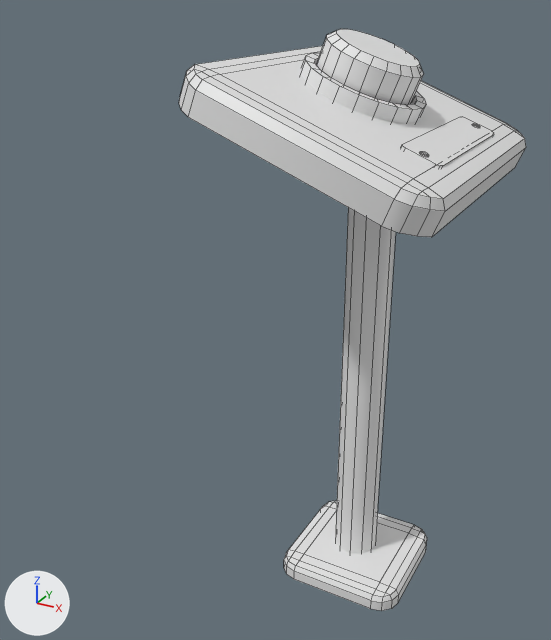
The FBX model Assets/Models/UplinkStand.fbx as it was, and as the next commit left it.
Camera for both pictures: a 50 mm lens placed at (0.347, -0.874, 0.799), pointed at (-0.143, 0.016, 0.354). The axes (+X, +Y, +Z) are drawn at lower left. The lights are the same throughout. Mesh edges are drawn as thin lines. Where no turn or scale is listed for an object, it has been applied to the vertices.

Names of what the first picture shows: 'Uplink_Base', 'Uplink_Button'.
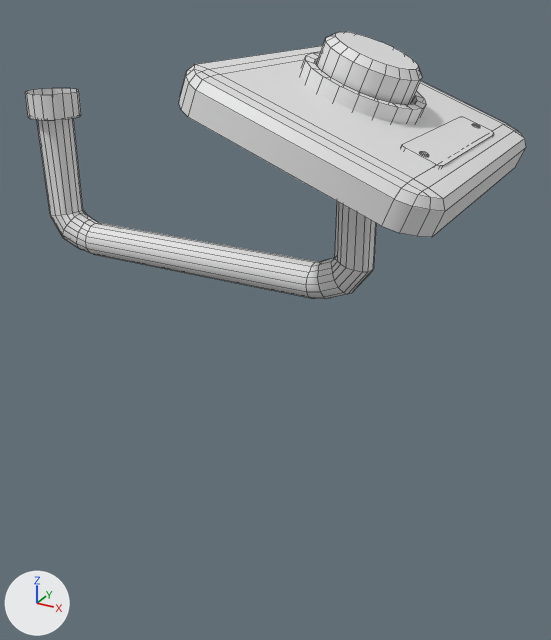
Where the newer file only moved an object's origin or applied its transform, the numbers keep the older frame.

Location of each change, (x1, y1, x2, y2) in pixels of the pictures (551 x 640 px):
'Uplink_Base', reshaped (44% wider, 55% shorter)
    before: (179, 46, 526, 611)
    after: (25, 46, 526, 299)
part 1 of me_cylinder_011, added
    after: (25, 88, 377, 299)
part 2 of me_cylinder_011, deleted
    before: (284, 501, 427, 611)
part 3 of me_cylinder_011, deleted
    before: (335, 208, 396, 554)

Diff of the bpy script that builds the scene:
```diff
--- a/Assets/Models/UplinkStand.fbx.py
+++ b/Assets/Models/UplinkStand.fbx.py
@@ me_cylinder_011 @@
 # used by ob_uplink_base; location = (0.0, 0.0, 0.0)
-me_cylinder_011.from_pydata(...)  # 350 vertices, 268 faces; spans x -0.153..0.147, y -0.215..0.209, z 0.002..0.725
+me_cylinder_011.from_pydata(...)  # 488 vertices, 408 faces; spans x -0.545..0.147, y -0.215..0.209, z 0.412..0.725
+# me_cylinder_011 part 1: a new loose piece of 224 vertices spanning x -0.545..0.034, y -0.045..0.036, z 0.412..0.655
+# me_cylinder_011 part 2: the loose piece of 64 vertices spanning x -0.08..0.099, y -0.095..0.084, z 0.002..0.026 is deleted
+# me_cylinder_011 part 3
+# 22 vertices are removed from x -0.026..0.034, y -0.03..0.03, z 0.017..0.645
+# 11 faces are deleted
```
